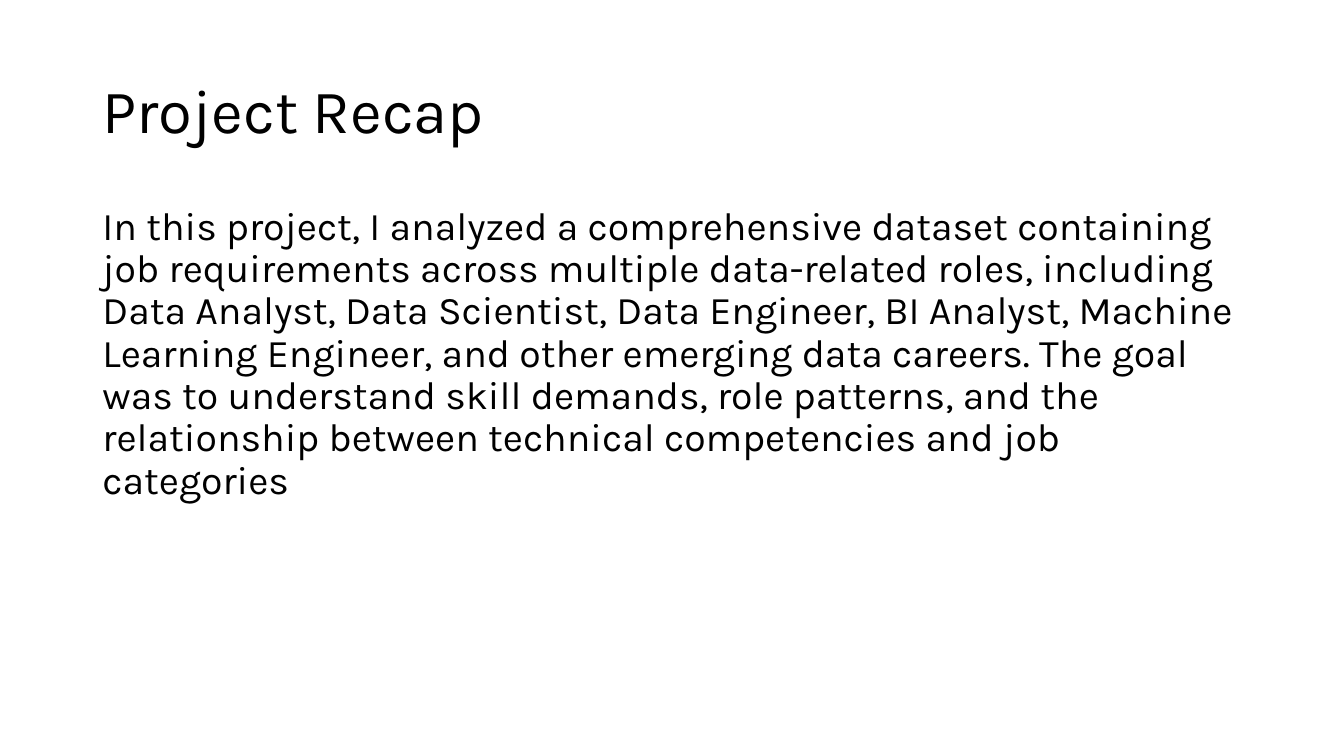
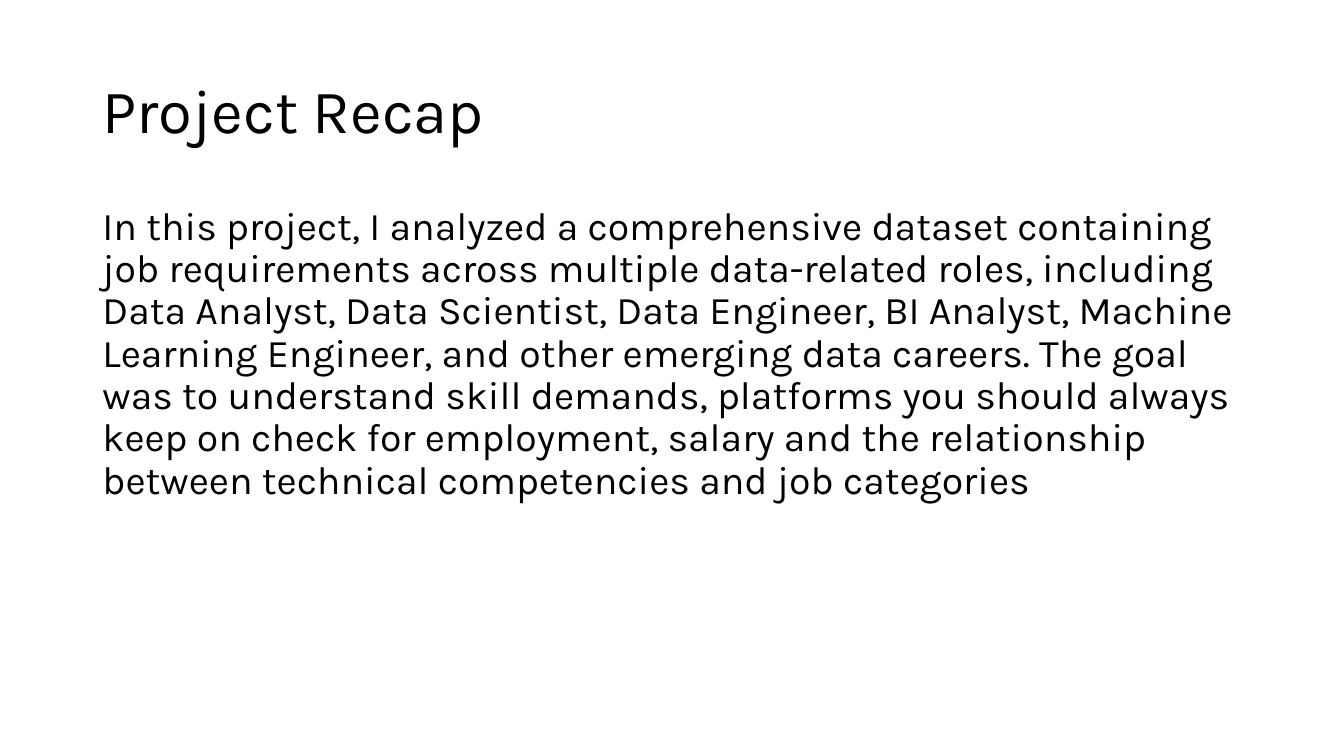
Before and after one commit to MACHMOSES/python_data, a slide deck: slide 3 of Data Analytics Job Postings Insights.pptx. Drawn at 1344x756 pixels with LibreOffice and Linux fonts; fonts in the diff are those of the drawing. Boxes give left, top, right and bottom in pixels: in the first picture for what was removed or moved away, otherwise in the second. Text is boxed around its words. In the diff, an @@ line names an element or a change of style, - is before the commit and + after.

```diff
--- a/Data Analytics Job Postings Insights.pptx
+++ b/Data Analytics Job Postings Insights.pptx
@@ text at <box>102,213,1233,504</box>: text changed @@
-In this project, I analyzed a comprehensive dataset containing job requirements across multiple data-related roles, including Data Analyst, Data Scientist, Data Engineer, BI Analyst, Machine Learning Engineer, and other emerging data careers. The goal was to understand skill demands, role patterns, and the relationship between technical competencies and job categories
+In this project, I analyzed a comprehensive dataset containing job requirements across multiple data-related roles, including Data Analyst, Data Scientist, Data Engineer, BI Analyst, Machine Learning Engineer, and other emerging data careers. The goal was to understand skill demands, platforms you should always keep on check for employment, salary and the relationship between technical competencies and job categories
```
Also in this commit, not shown: 1 other slide changed, 3 slides added, 4 other files.
